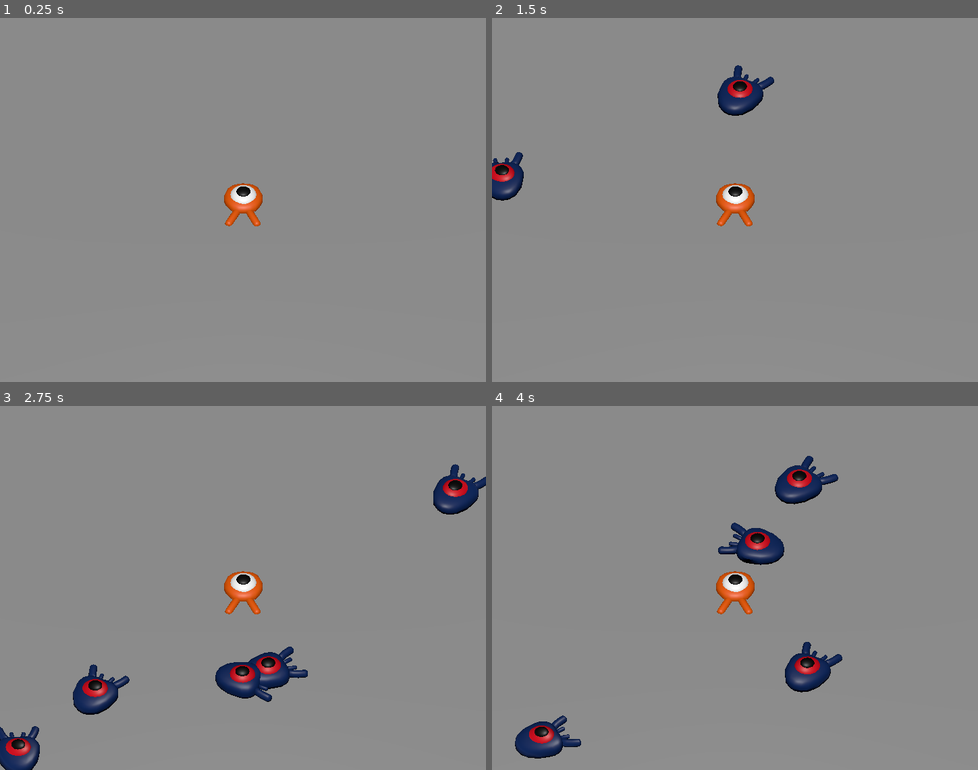
Above: before the commit, frames 1-4 (two rows, left to right).
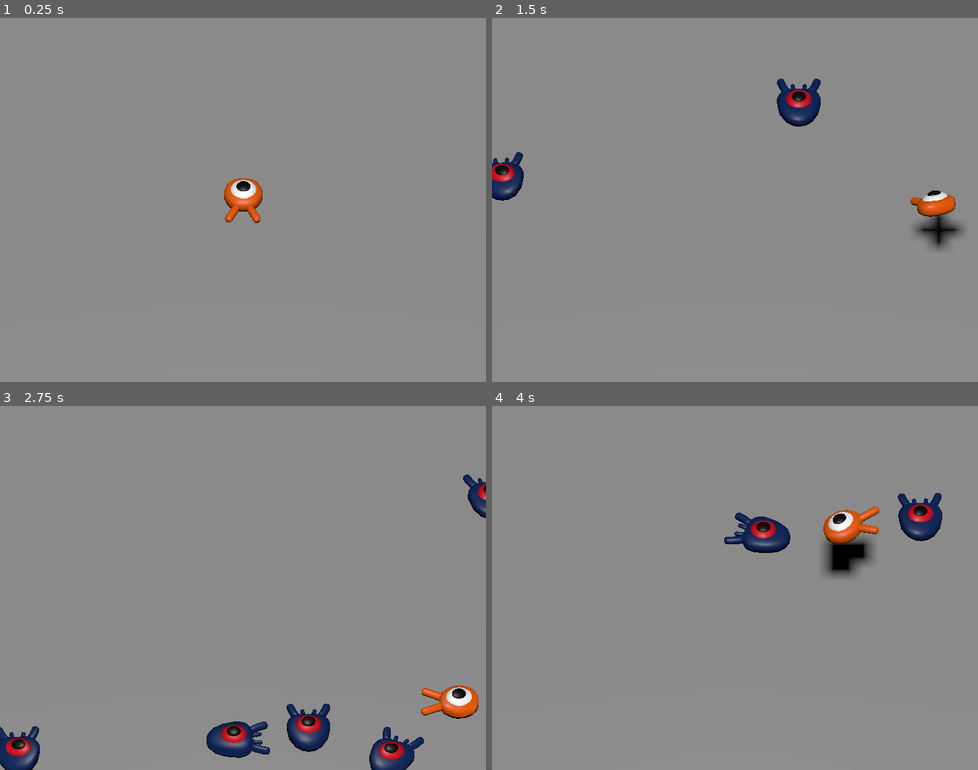
Above: after the commit, the same moments.

Repository: WolfangT/godot-tutorial-3d
Game: Godot game, scene res://main.tscn
The game is run twice, just before and just after one commit, with the same random seed, the same clock (stepped at 60 frames per second) and the same inputs.
Inputs:
- Up to frame 1 (0.25 s): no input
- Up to frame 2 (1.5 s): tap Enter at 0.5 s; hold D (move_right) 0.53-1.28 s; tap Space (jump) at 0.6, 0.77, 1.07, 1.35 s; hold S (move_back) from 1.28 s (still down)
- Up to frame 3 (2.75 s): tap Space (jump) at 1.52, 1.82, 2.1 s; release S (move_back) at 2.03 s; hold D (move_right) from 2.03 s (still down)
- Up to frame 4 (4 s): release D (move_right) at 2.78 s; hold W (move_forward) 2.78-3.53 s; tap Space (jump) at 2.85, 3.02, 3.32, 3.6, 3.77 s; hold A (move_left) from 3.53 s (still down)

The runs differ from the first frame. In frame 1, 0.6% of the frame differs, in the area x 46-55%, y 44-58%; in frame 2, 3.5%; in frame 3, 7.5%, in the area x 15-100%, y 15-100%; in frame 4, 7.2%.
Error before the commit: Parse Error: Expected indented block after "if" block. (res://player.gd:60)

Commit message:
add jump animation

Diff:
--- a/main.tscn
+++ b/main.tscn
@@ -77,7 +77,7 @@
 curve = SubResource("Curve3D_yfq80")
 
 [node name="SpawnLocation" type="PathFollow3D" parent="SpawnPath"]
-transform = Transform3D(-0.000923916, 0.0024867, -0.999996, 1.16415e-10, 0.999997, 0.00248671, 1, 2.29739e-06, -0.000923913, -12.4854, 0.139159, -13.4407)
+transform = Transform3D(-0.00092177, 0.00248669, -0.999996, -1.16415e-10, 0.999997, 0.00248669, 1, 2.29227e-06, -0.000921767, -12.4854, 0.139159, -13.4407)
 
 [node name="MobTimer" type="Timer" parent="."]
 wait_time = 0.5
--- a/player.gd
+++ b/player.gd
@@ -5,9 +5,7 @@
 # The downward acceleration when in the air, in meters per second squared.
 @export var fall_acceleration = 75
 # rotation speed in rads/s
-@export var rotation_speed = PI*1.5
-# rotation speed for pitch in rads/s
-@export var pitch_speed = PI*2
+@export var rotation_speed = PI * 2
 # Vertical impulse applied to the character upon jumping in meters per second.
 @export var jump_impulse = 20
 # Vertical impulse applied to the character upon bouncing over a mob in
@@ -17,11 +15,11 @@
 var target_velocity = Vector3.ZERO
 var current_direction = Vector3.FORWARD
 var current_pitch = 0
+var last_y_velocity = 0
 
 func _physics_process(delta):
     # We create a local variable to store the input direction.
     var direction = Vector3.ZERO
-
     # We check for each move input and update the direction accordingly.
     if Input.is_action_pressed("move_right"):
         direction.x += 1
@@ -33,33 +31,30 @@
         direction.z += 1
     if Input.is_action_pressed("move_forward"):
         direction.z -= 1
-
-    if direction != Vector3.ZERO:
+    if direction != Vector3.ZERO or target_velocity.y != last_y_velocity:
+        # Get XZ rotation
         direction = direction.normalized()
-        if direction != current_direction:
+        if direction != Vector3.ZERO and direction != current_direction:
             var angle = current_direction.signed_angle_to(direction, Vector3.UP)
-            var current_rotation = angle if abs(angle) <= rotation_speed*delta else rotation_speed*delta*sign(angle)
+            var current_rotation = angle if abs(angle) <= rotation_speed * delta else rotation_speed * delta * sign(angle)
             current_direction = current_direction.rotated(Vector3.UP, current_rotation)
-
+        if target_velocity.y != last_y_velocity:
+            current_pitch = atan(target_velocity.y / jump_impulse)
+            last_y_velocity = position.y
         # Setting the basis property will affect the rotation of the node.
-        $Pivot.basis = Basis.looking_at(current_direction)
-
+        $Pivot.basis = Basis.looking_at(current_direction.rotated(current_direction.cross(Vector3.UP), current_pitch))
     # Ground Velocity
     target_velocity.x = direction.x * speed
     target_velocity.z = direction.z * speed
-
     # Vertical Velocity
     if not is_on_floor(): # If in the air, fall towards the floor. Literally gravity
-        target_velocity.y = target_velocity.y - (fall_acceleration * delta)
-
+        target_velocity.y -= (fall_acceleration * delta)
+    else:
+        target_velocity.y = 0
     # Jumping
     if is_on_floor() and Input.is_action_just_pressed("jump"):
         target_velocity.y = jump_impulse
-
-    # Animation
-    if is_on_floor():
-
-
+    # Check Collisions
     for index in range(get_slide_collision_count()):
         var collision = get_slide_collision(index)
         if collision.get_collider() == null:
@@ -70,8 +65,6 @@
                 mob.squash(bounce_impulse)
                 target_velocity.y = bounce_impulse
                 break
-
-
     # Moving the Character
     velocity = target_velocity
     move_and_slide()
--- a/project.godot
+++ b/project.godot
@@ -12,7 +12,7 @@
 
 config/name="Squash the Creeps (3D)"
 run/main_scene="res://main.tscn"
-config/features=PackedStringArray("4.3")
+config/features=PackedStringArray("4.4")
 config/icon="res://icon.png"
 
 [display]
Not shown, changed: art/mob.glb.import
Not shown, changed: art/player.glb.import
Not shown, changed: fonts/Montserrat-Medium.ttf.import
Not shown, added: main.gd.uid
Not shown: 1 places in main.tscn that only renumber resources
Not shown, added: mob.gd.uid
Not shown: 1 places in mob.tscn that only renumber resources
Not shown, added: player.gd.uid
Not shown: 1 places in player.tscn that only renumber resources
Not shown, changed: .gitignore
